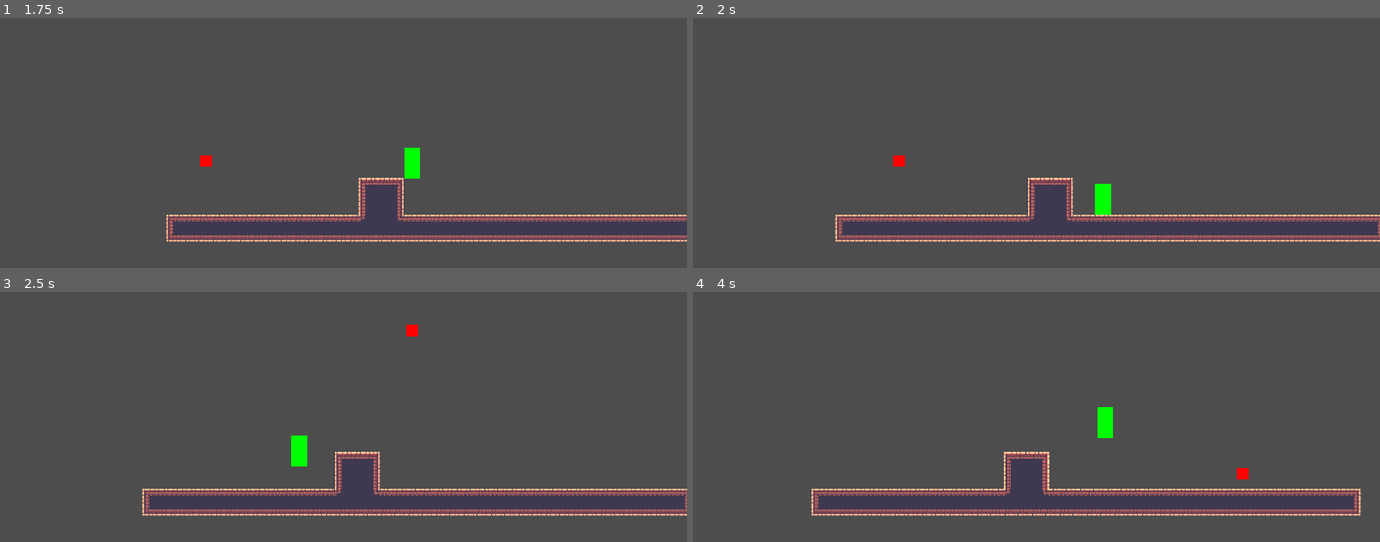
Above: before the commit, frames 1-4 (two rows, left to right).
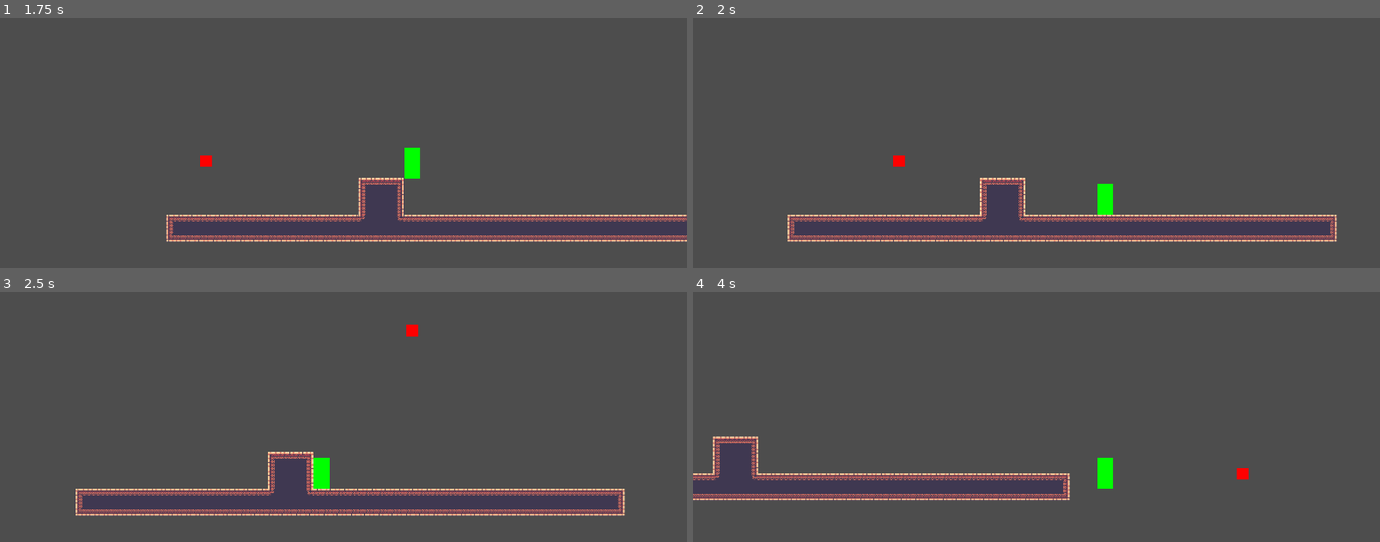
Above: after the commit, the same moments.

Repository: JeriamJito/ProjectWild
Game: Godot game, scene res://stage.tscn
Two runs of this game, one before a commit and one after it. Both use one fixed random seed, a clock stepped at 60 frames per second and the inputs below.
Inputs (mouse positions are in pixels of both pictures, inside the frame that each line leads up to):
- Up to frame 1 (1.75 s): tap Enter at 0.5 s; move the mouse to (494, 123) at 0.52 s; hold D (move_right) from 0.53 s (still down); tap Space (jump) at 0.6, 0.77, 1.07, 1.52, 1.55 s; move the mouse to (206, 160) at 1.27 s; click (206, 160) at 1.35 s
- Up to frame 2 (2 s): keep holding D (move_right); tap Space (jump) at 1.82 s
- Up to frame 3 (2.5 s): move the mouse to (412, 329) at 2.02 s; release D (move_right) at 2.03 s; hold A (move_left) from 2.03 s (still down); tap Space (jump) at 2.1 s
- Up to frame 4 (4 s): move the mouse to (1002, 492) at 2.77 s; release A (move_left) at 2.78 s; hold D (move_right) from 2.78 s (still down); click (1002, 492) at 2.85 s; tap Space (jump) at 3.02, 3.05, 3.32, 3.6, 3.77 s; move the mouse to (1242, 474) at 3.52 s

Frame 1 is identical in both runs. In frame 2, 3.1% of the frame differs, in the area x 13-100%, y 63-90%; in frame 3, 3.7%; in frame 4, 6.9%, in the area x 0-98%, y 46-90%.

Commit message:
Revert "(feat) jump trajectory test tool"
This reverts commit 20a625a7d86498ed8631cdddb38e2b18581ffd27.

Diff:
--- a/components/gravity.gd
+++ b/components/gravity.gd
@@ -1,4 +1,3 @@
-@tool
 extends Node2D
 class_name Gravity
 
@@ -27,8 +26,7 @@
 var _fall_gravity : float
 
 func _ready() -> void:
-	if not Engine.is_editor_hint():
-		parent.change_state.connect(_on_change_state)
+	parent.change_state.connect(_on_change_state)
 	calculate_jump_values()
 
 
@@ -39,9 +37,6 @@
 
 
 func _physics_process(_delta : float) -> void:
-	if Engine.is_editor_hint():
-		return
-
 	if parent.state in [STATES.CLIMBING, STATES.SWINGING]:
 		parent.velocity.y = 0.0
 		return
--- a/player/player.gd
+++ b/player/player.gd
@@ -7,27 +7,17 @@
 signal attempt_change_state
 signal velocity_change
 
+@onready var collision_shape_2d: CollisionShape2D = %CollisionShape2D
+@onready var front_ray_cast: RayCast2D = %FrontRayCast
+@onready var top_ray_cast: RayCast2D = %TopRayCast
+@onready var coyote_time: Timer = %CoyoteTime
+@onready var climbing_timeout: ClimbingTimer = %ClimbingTimeout
+@onready var remote_transform_2d: RemoteTransform2D = %RemoteTransform2D
+
 var state := STATES.IDLE
 var direction := 0.0
 var last_direction := 1
 
-var collision_shape_2d: CollisionShape2D
-var front_ray_cast: RayCast2D
-var top_ray_cast: RayCast2D
-var coyote_time: Timer
-var climbing_timeout: ClimbingTimer
-var remote_transform_2d: RemoteTransform2D
-
-func _ready() -> void:
-	if Engine.is_editor_hint():
-		return
-
-	collision_shape_2d = %CollisionShape2D
-	front_ray_cast = %FrontRayCast
-	top_ray_cast = %TopRayCast
-	coyote_time = %CoyoteTime
-	climbing_timeout = %ClimbingTimeout
-	remote_transform_2d = %RemoteTransform2D
 
 func _physics_process(_delta : float) -> void:
 	global_rotation = 0.0
--- a/stage.tscn
+++ b/stage.tscn
@@ -1,13 +1,8 @@
-[gd_scene load_steps=6 format=4 uid="uid://2153uolid3xb"]
+[gd_scene load_steps=4 format=4 uid="uid://2153uolid3xb"]
 
 [ext_resource type="PackedScene" uid="uid://dfipd6t0uiicv" path="res://player/player.tscn" id="1_6eo5e"]
 [ext_resource type="TileSet" uid="uid://cvaj61kv2atjw" path="res://tilemaps/test_tiles.tres" id="1_rnkuw"]
 [ext_resource type="PackedScene" uid="uid://c05kl5ke1wrl3" path="res://debug/debug.tscn" id="2_aees8"]
-[ext_resource type="PackedScene" uid="uid://cgvwrtpkglvro" path="res://tools/platforming_tool.tscn" id="4_16g40"]
-
-[sub_resource type="CapsuleShape2D" id="CapsuleShape2D_rkbax"]
-radius = 28.0
-height = 108.0
 
 [node name="Level" type="Node2D"]
 
@@ -40,18 +35,8 @@
 drag_bottom_margin = 0.0
 editor_draw_drag_margin = true
 
-[node name="PlatformingTool" parent="." node_paths=PackedStringArray("character_node", "movement_node", "collision_node") instance=ExtResource("4_16g40")]
-position = Vector2(992, 937.999)
-character_node = NodePath("../Player")
-movement_node = NodePath("../Player/Movement")
-collision_node = NodePath("../Player/CollisionShape2D")
-
-[node name="CollisionShape2D" parent="PlatformingTool" index="1"]
-shape = SubResource("CapsuleShape2D_rkbax")
-
 [connection signal="change_state" from="Player" to="CanvasLayer/Debug/VBoxContainer/PlayerState" method="_on_player_change_state"]
 [connection signal="velocity_change" from="Player" to="CanvasLayer/Debug/VBoxContainer/PlayerVelocity" method="_on_player_velocity_change"]
 
 [editable path="CanvasLayer/Debug"]
 [editable path="Player"]
-[editable path="PlatformingTool"]
--- a/tools/platforming_tool.gd
+++ /dev/null
@@ -1,77 +0,0 @@
-@tool
-extends Actor
-
-@export_tool_button("Generate Test Actor") var generate_test_actor = test_actor_create
-@export_tool_button("Generate Jump Path") var generate_jump_path = draw_trajectory
-@export_tool_button("Clear Lines") var clear_line_button = clear_lines
-@export_enum("Left:-1", "Right:1") var test_direction : int = 1
-@export var character_node : Actor
-@export var movement_node : Movement
-@export var collision_node : CollisionShape2D
-
-@onready var gravity_node: Gravity = %Gravity
-@onready var collision_test: CollisionShape2D = %CollisionShape2D
-@onready var execution_timer: Timer = %ExecutionTimer
-@onready var point_interval: Timer = %PointInterval
-
-var draw_points : Array
-
-func _ready() -> void:
-	if not Engine.is_editor_hint():
-		return
-
-	state = STATES.FALLING
-
-
-func test_actor_create() -> void:
-	gravity_node._ready()
-	collision_test.shape = collision_node.shape
-
-
-
-func _physics_process(delta: float) -> void:
-	if not Engine.is_editor_hint():
-		return
-
-	if velocity.y <= 0.0:
-		state = STATES.FALLING
-
-	velocity.y += gravity_node.get_calculated_gravity() * delta
-
-	move_and_slide()
-
-
-func draw_trajectory() -> void:
-	clear_lines()
-
-	var origin_position = global_position
-
-	execution_timer.start()
-	draw_points = []
-
-	draw_points.append(global_position)
-	state = STATES.JUMPING
-	velocity.y = gravity_node._jump_velocity
-	velocity.x = test_direction * movement_node.speed
-	point_interval.start()
-
-
-func _on_point_interval_timeout() -> void:
-	if is_on_floor():
-		velocity.x = 0.0
-		draw_points.append(global_position)
-		var line = Line2D.new()
-		for i in range(draw_points.size()):
-			line.add_point(draw_points[i])
-		line.add_to_group("Temp")
-		get_parent().add_child(line)
-		return
-
-	draw_points.append(global_position)
-	point_interval.start()
-
-
-func clear_lines() -> void:
-	var lines := get_tree().get_nodes_in_group("Temp")
-	for i in range (lines.size()):
-		lines[i].queue_free()
--- a/tools/platforming_tool.tscn
+++ /dev/null
@@ -1,25 +0,0 @@
-[gd_scene load_steps=3 format=3 uid="uid://cgvwrtpkglvro"]
-
-[ext_resource type="Script" uid="uid://dhb7dvaube7qt" path="res://tools/platforming_tool.gd" id="1_i0wej"]
-[ext_resource type="PackedScene" uid="uid://ckephimkda3cb" path="res://components/gravity.tscn" id="2_gkttt"]
-
-[node name="PlatformingTool" type="CharacterBody2D"]
-script = ExtResource("1_i0wej")
-
-[node name="Gravity" parent="." instance=ExtResource("2_gkttt")]
-unique_name_in_owner = true
-
-[node name="CollisionShape2D" type="CollisionShape2D" parent="."]
-unique_name_in_owner = true
-
-[node name="ExecutionTimer" type="Timer" parent="."]
-unique_name_in_owner = true
-wait_time = 0.5
-one_shot = true
-
-[node name="PointInterval" type="Timer" parent="."]
-unique_name_in_owner = true
-wait_time = 0.05
-one_shot = true
-
-[connection signal="timeout" from="PointInterval" to="." method="_on_point_interval_timeout"]
Not shown, removed: tools/platforming_tool.gd.uid
